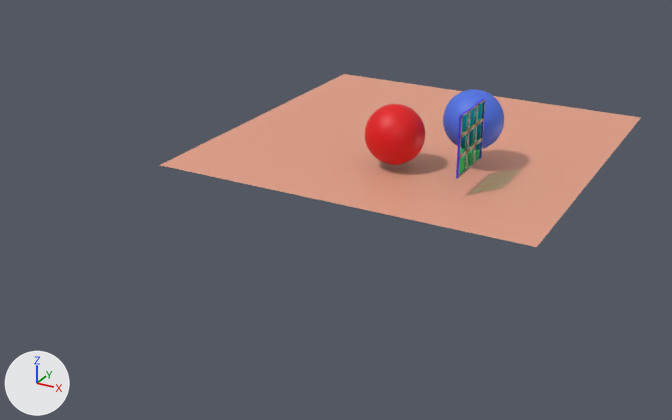
What one commit did to the Blender file Application/res/3dModels/transparency/transparent.blend.
The view is the same before and after, from a camera (50 mm lens) standing at (10.3, -25.0, 11.2) and looking at (-3.2, -0.4, -1.2). Arrows for +X, +Y and +Z are at lower left; the lights stay in place.
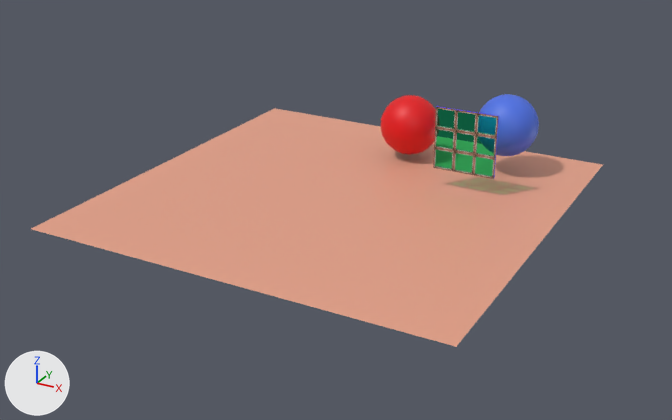
Where the newer file only moved an object's origin or applied its transform, the numbers keep the older frame.

Boxes (x1, y1, x2, y2) around the edits, measured in the pictures (672 x 420 px):
'Plane', moved
    before: (161, 74, 641, 247)
    after: (31, 108, 603, 347)
'Sphere', moved
    before: (443, 89, 504, 150)
    after: (478, 94, 539, 156)
'Sphere.001', moved
    before: (365, 104, 426, 165)
    after: (381, 95, 440, 154)
'Cube.002', added
    after: (433, 107, 498, 179)
'Cube', reshaped (113% wider, 12% shorter)
    before: (456, 98, 485, 179)
    after: (436, 106, 499, 177)
'Cube.001', added
    after: (435, 115, 495, 177)
part 1 of me_cube, deleted
    before: (456, 98, 485, 179)
part 2 of me_cube, added
    after: (436, 106, 499, 177)

Edits to the bpy script that builds the scene:
```text
Change me_cube:
    used by ob_cube; location = (0.81, 0.97, 1.61); scale = (0.0326, 1.0, 1.0)
    verts and faces of me_cube; kept vertices keep their numbers, new ones are numbered from 8
    before: 0 (1.0, 1.0, 1.0) at pixel (485, 98), 1 (1.0, 1.0, -1.0) at pixel (481, 158), 2 (1.0, -1.0, 1.0) at pixel (461, 116), 3 (1.0, -1.0, -1.0) at pixel (458, 178), 4 (-1.0, 1.0, 1.0) at pixel (483, 98)
    before: 5 (-1.0, 1.0, -1.0) at pixel (479, 158), 6 (-1.0, -1.0, 1.0) at pixel (459, 115), 7 (-1.0, -1.0, -1.0) at pixel (456, 178)
    remove me_cube.from_pydata(...)  # 8 vertices, 6 faces; spans x -1.0..1.0, y -1.0..1.0, z -1.0..1.0
    remove me_cube.materials.append(mat_material)
    add me_cube.from_pydata(...)  # 8 vertices, 4 faces; spans x -30.63..30.63, y -0.51..-0.45, z -1.0..1.0
    me_cube part 1
    add delete_vertices([*range(0, 8)])  # with the faces that use them
    me_cube part 2
    add verts[8] = (-30.63, -0.45, 1.0)  # pixel (436, 106)
    add verts[9] = (-30.63, -0.45, -1.0)  # pixel (434, 167)
    add verts[10] = (-30.63, -0.51, 1.0)  # pixel (435, 106)
    add verts[11] = (-30.63, -0.51, -1.0)  # pixel (433, 167)
    add for new, old in zip([*range(12, 16)], [*range(8, 12)]): verts[new] = verts[old] + (61.26, 0.0, 0.0)
    add faces += [(8, 10, 14, 12), (12, 14, 15, 13), (9, 13, 15, 11), (8, 9, 11, 10)]
Add me_cube_002:
    me_cube_002.from_pydata(...)  # 4 vertices, 1 face; spans x -1.0, y -1.0..1.0, z -1.0..1.0
    me_cube_002.materials.append(mat_material)
Add me_cube_001:
    me_cube_001.from_pydata(...)  # 4 vertices, 1 face; spans x 1.0, y -1.0..1.0, z -1.0..1.0
    me_cube_001.materials.append(mat_material)
Change ob_plane:
    ob_plane.location: (-2.42, 4.23, 0.0) -> (-2.42, -1.57, 0.0)
Change ob_sphere:
    ob_sphere.location: (0.2, 2.79, 1.57) -> (1.35, 2.79, 1.57)
Change ob_sphere_001:
    ob_sphere_001.location: (-1.97, 1.38, 1.14) -> (-1.95, 2.51, 1.14)
Add ob_cube_002:
    ob_cube_002 = bpy.data.objects.new('Cube.002', me_cube_002)
    ob_cube_002.location = (0.81, 0.49, 1.61)
    ob_cube_002.rotation_euler = (0.0, 0.0, 1.571)  # degrees (0, 0, 90)
    ob_cube_002.scale = (0.0326, 1.0, 1.0)
Add ob_cube_001:
    ob_cube_001 = bpy.data.objects.new('Cube.001', me_cube_001)
    ob_cube_001.location = (0.81, 0.49, 1.61)
    ob_cube_001.rotation_euler = (0.0, 0.0, 1.571)  # degrees (0, 0, 90)
    ob_cube_001.scale = (0.0326, 1.0, 1.0)
```
